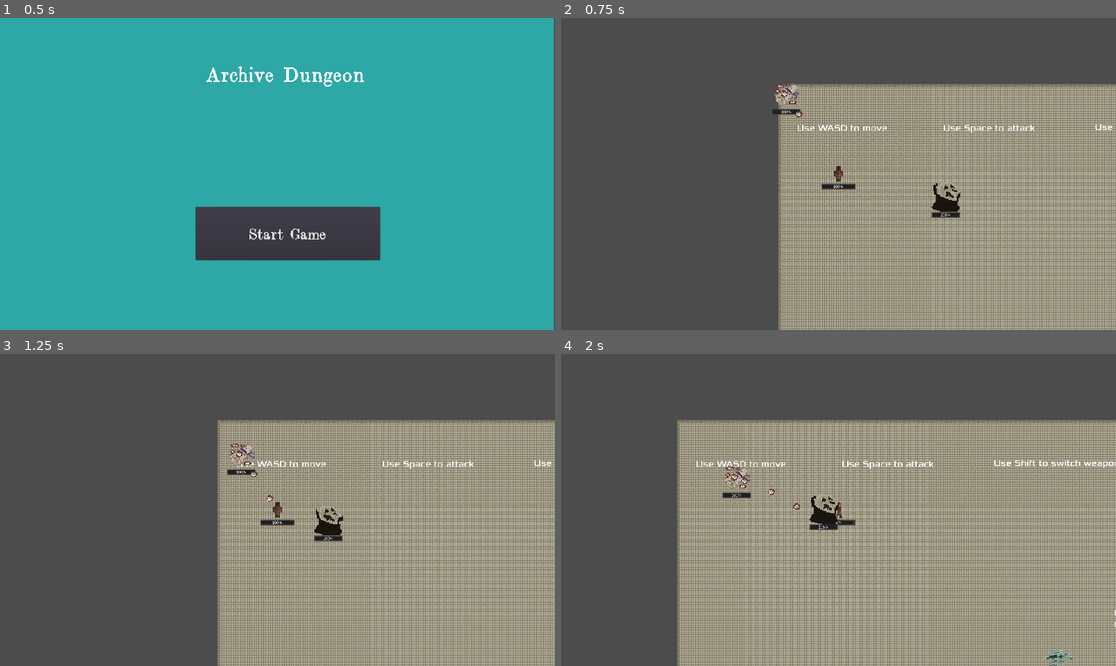
Above: before the commit, frames 1-4 (two rows, left to right).
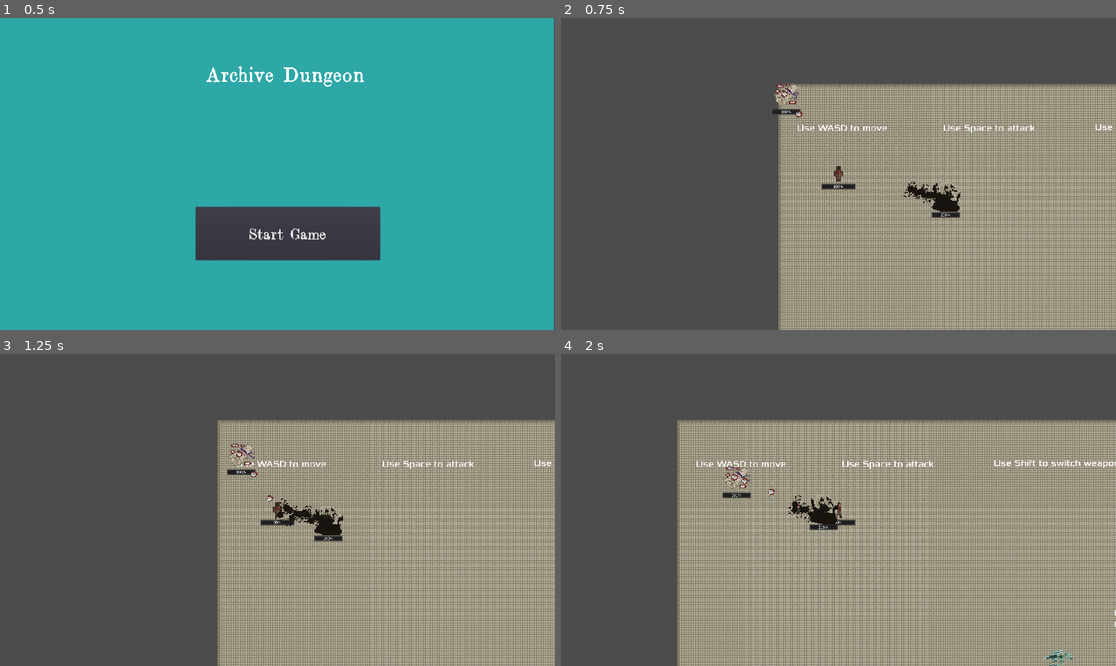
Above: after the commit, the same moments.

Repository: Not-Aaron/archive_dungeon
Game: Godot game, scene res://src/ui/start_screen.tscn
Same seed, same stepped clock (60 frames per second), same inputs: the game is played once before the commit and once after it.
Inputs (mouse positions are in pixels of both pictures, inside the frame that each line leads up to):
- Up to frame 1 (0.5 s): no input
- Up to frame 2 (0.75 s): click "Start Game" at 0.5 s
- Up to frame 3 (1.25 s): no input
- Up to frame 4 (2 s): move the mouse to (960, 494) at 1.27 s; hold D (move_right) from 1.28 s (still down); tap Space (shoot) at 1.35 s

Frame 1 is identical in both runs. In frame 2, 0.2% of the frame differs, in the area x 61-71%, y 52-60%; in frame 3, 0.3%, in the area x 49-61%, y 46-56%; in frame 4, 0.2%.
Error before the commit: Invalid call to function 'set_direction' in base 'Area2D (tar.gd)'. Expected 2 arguments. (res://src/actors/tar)

Commit message:
12:48
continue work on the slow function. Spray is improved.

Diff:
--- a/src/actors/player/player.gd
+++ b/src/actors/player/player.gd
@@ -4,14 +4,21 @@
 var health = 100
 var max_health = 100
 var vulnerable = true
-
+onready var slowtimer = $slowtimer
+onready var isslowed = false
 export(String, FILE, "*.tscn") var path_to_start
 const physics = preload("physics.gd")
 var physicsType = physics.Default
 var velocity = Vector2.ZERO
 
 func _physics_process(_delta: float) -> void:
-	velocity = move_and_slide(physicsType.calculate_move_velocity(velocity, get_direction()))
+	if isslowed == true:
+
+		var newvelocity = velocity #* slow
+		velocity = move_and_slide(physicsType.calculate_move_velocity(newvelocity, get_direction()))
+	else:
+
+		velocity = move_and_slide(physicsType.calculate_move_velocity(velocity, get_direction()))
 
 	if velocity.length() > 0:
 		#velocity = velocity.normalized() * 3
@@ -31,6 +38,10 @@
 		#$AnimatedSprite.flip_v = velocity.y > 0
 
 func get_direction() -> Vector2:
+	if isslowed == true:
+		var input=Vector2(Input.get_action_strength("move_right")-Input.get_action_strength("move_left"), Input.get_action_strength("move_down")-Input.get_action_strength("move_up"))
+		var slow = Vector2(0.5,0.5)
+		return input*slow
 	return Vector2(Input.get_action_strength("move_right")-Input.get_action_strength("move_left"), Input.get_action_strength("move_down")-Input.get_action_strength("move_up"))
 
 func _unhandled_input(event: InputEvent):
@@ -49,6 +60,17 @@
 		vulnerable = false
 		$IFrameTimer.start()
 
+func take_slow():
+	slowtimer.start()
+	#if not vulnerable:
+	#	return
+	var isslowed = true
+	#if health <= 0:
+	#	die()
+	#else:
+	#	vulnerable = false
+	#	$IFrameTimer.start()
+
 func die():
 	#hide()
 	queue_free()
@@ -63,3 +85,7 @@
 
 func _on_IFrameTimer_timeout() -> void:
 	vulnerable = true # Replace with function body.
+
+
+func _on_slowtimer_timeout():
+	var isslowed=false # Replace with function body.
--- a/src/actors/player/player.tscn
+++ b/src/actors/player/player.tscn
@@ -62,4 +62,7 @@
 margin_right = 60.0
 margin_bottom = 47.0
 
+[node name="slowtimer" type="Timer" parent="."]
+
 [connection signal="timeout" from="IFrameTimer" to="." method="_on_IFrameTimer_timeout"]
+[connection signal="timeout" from="slowtimer" to="." method="_on_slowtimer_timeout"]
--- a/src/actors/tar enemy/tar.tscn
+++ b/src/actors/tar enemy/tar.tscn
@@ -1,6 +1,7 @@
-[gd_scene load_steps=7 format=2]
+[gd_scene load_steps=8 format=2]
 
 [ext_resource path="res://assets/enemy/tar monster/tar1.png" type="Texture" id=1]
+[ext_resource path="res://assets/enemy/tar monster/tarpartic.png" type="Texture" id=2]
 [ext_resource path="res://tar.gd" type="Script" id=4]
 
 [sub_resource type="CapsuleShape2D" id=4]
@@ -43,6 +44,7 @@
 explosiveness = 1.0
 randomness = 1.0
 process_material = SubResource( 6 )
-texture = ExtResource( 1 )
+texture = ExtResource( 2 )
 
+[connection signal="body_entered" from="." to="." method="_on_Tar_body_entered"]
 [connection signal="timeout" from="KillTimer" to="." method="_on_KillTimer_timeout"]
--- a/src/actors/tar enemy/tarenemy.gd
+++ b/src/actors/tar enemy/tarenemy.gd
@@ -11,6 +11,7 @@
 var attackdmg = 3
 onready var cooldowntimer = $attackcooldown
 onready var deathtimer = $deathtimer
+var slow = Vector2(.9,.9)
 # Declare member variables here. Examples:
 # var a: int = 2
 # var b: String = "text"
@@ -72,6 +73,7 @@
 		if player.vulnerable:
 			$AnimatedSprite.animation = "attack"
 			player.take_damage(damage) # Replace with function body.
+			player.take_slow()
 
 
 func _on_Tarenemy_body_exited(body):
--- a/src/actors/tar enemy/tarweapon.gd
+++ b/src/actors/tar enemy/tarweapon.gd
@@ -28,8 +28,12 @@
 	#var target = player.position
 	#var direction_to_mouse = global_position.direction_to(target).normalized()
 	#bullet_instance.set_direction(direction_to_mouse)
-	var my_random_number = rng.randf_range(.5, 1.5)
+	#var my_random_number = rng.randf_range(.5, 1.5)
 #	var spray = target * my_random_number
-	bullet_instance.set_direction(target)
+	var rng1 = rng.randf_range(.9,1.1)
+	var rng2 = rng.randf_range(.9,1.1)
+	var randomvector = Vector2(rng1,rng2)
+	var newtarget = target * randomvector
+	bullet_instance.set_direction(newtarget)
 	get_parent().get_parent().add_child(bullet_instance)
 	bullet_instance.global_position = global_position
--- a/tar.gd
+++ b/tar.gd
@@ -4,6 +4,7 @@
 
 var direction := Vector2.ZERO
 var spin = PI
+var damage = 1
 onready var kill_timer = $KillTimer
 #var rng = RandomNumberGenerator.new()
 
@@ -23,16 +24,22 @@
 	self.set_rotation(spin)
 
 
-func set_direction(direction: Vector2, my_random_number: float):
-
-	self.direction = direction * my_random_number
+func set_direction(direction: Vector2):
+	self.direction = direction
 
 
 func _on_KillTimer_timeout():
 	queue_free()
 
 
-func _on_Bullet_body_entered(body):
-	if body.has_method("handle_hit"):
-		body.handle_hit()
+
+
+
+
+func _on_Tar_body_entered(body):
+	if body.has_method("take_damage"):
+		body.take_damage(damage)
+		if body.has_method("take_slow"):
+			body.take_slow()
 		queue_free()
+	 # Replace with function body.
